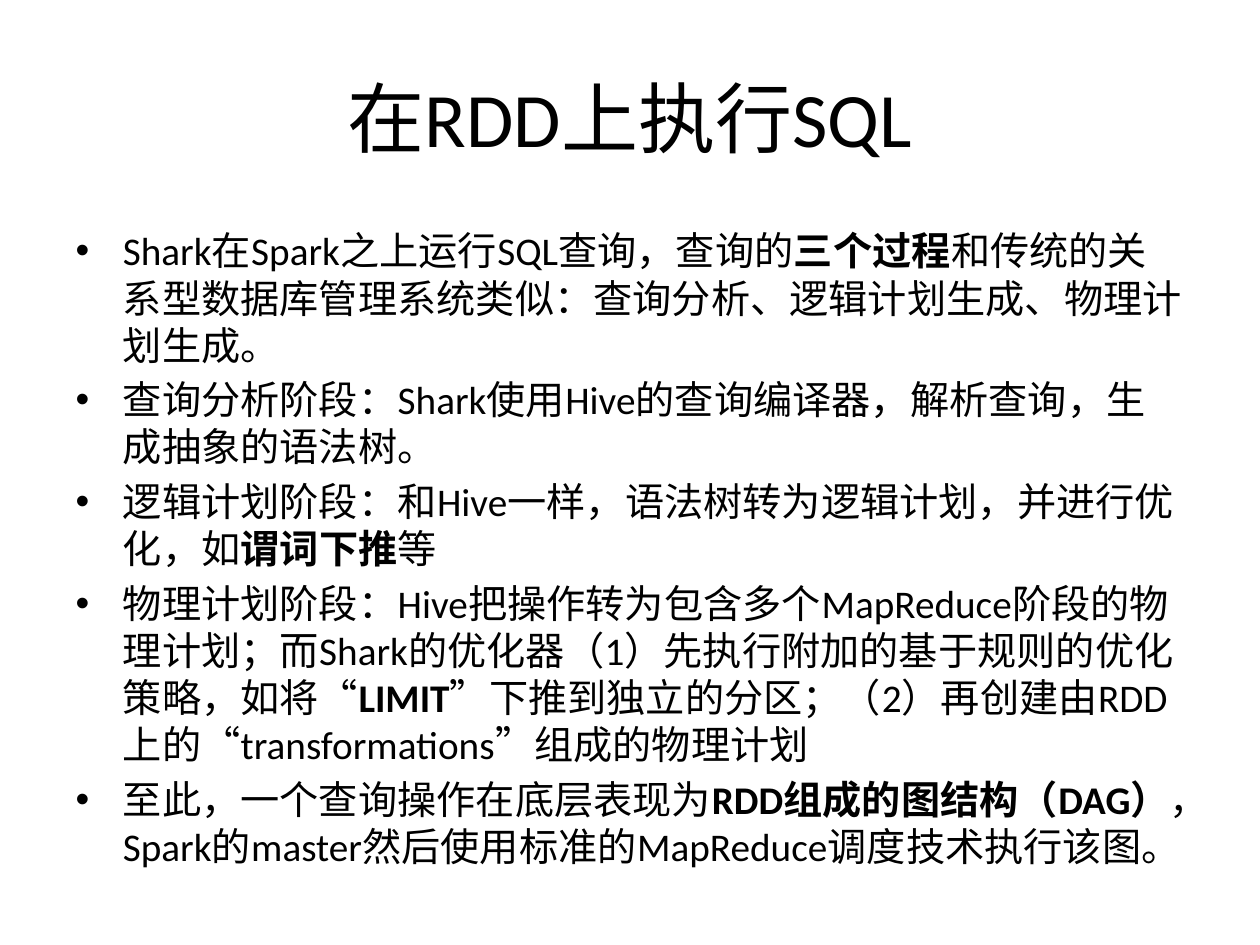
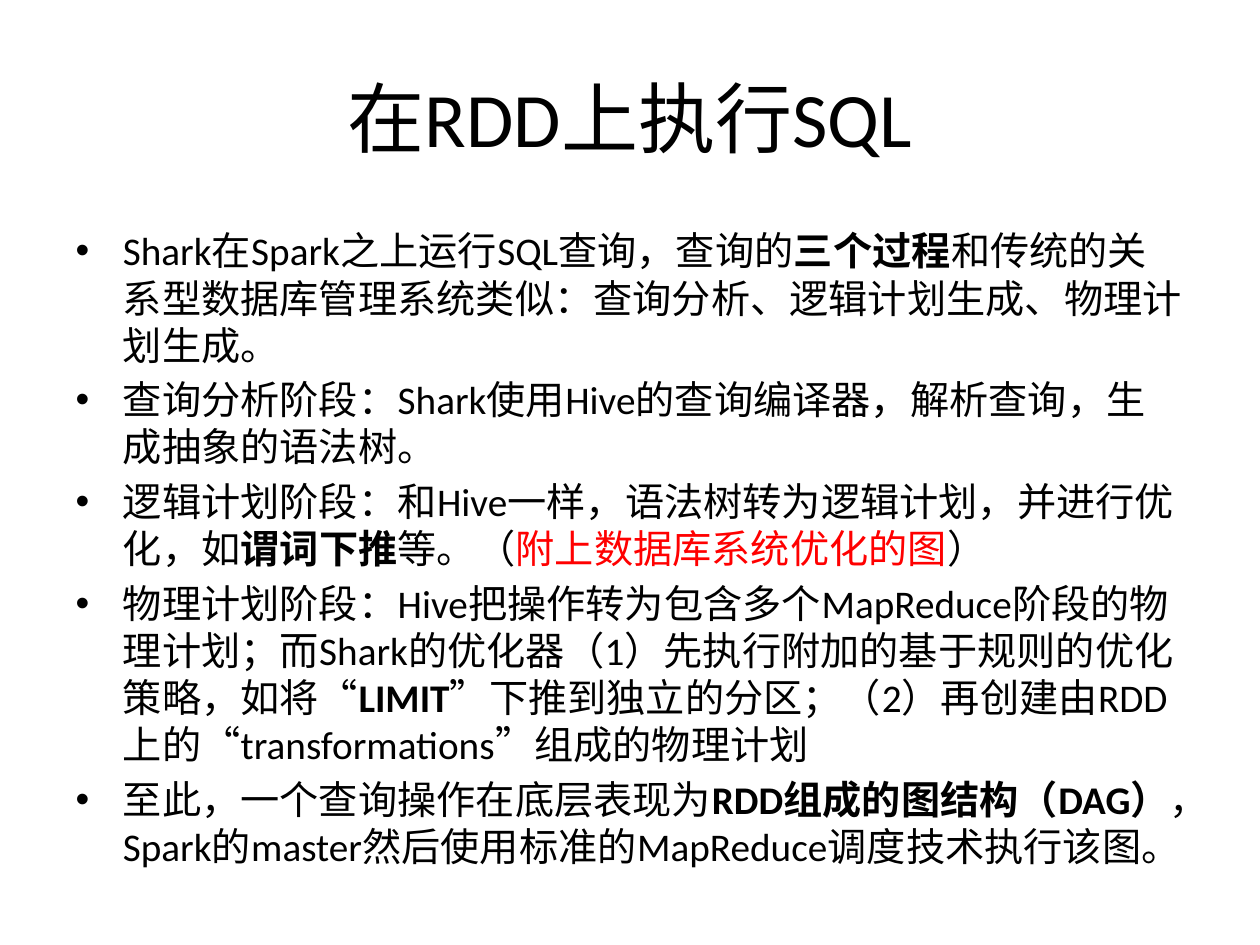
Before and after one commit to wuxingdexian/seminar, a slide deck: slide 4 of shark.pptx. Drawn at 1260x945 pixels with LibreOffice and Linux fonts; fonts in the diff are those of the drawing. Boxes give left, top, right and bottom in pixels: in the first picture for what was removed or moved away, otherwise in the second. Text is boxed around its words. In the diff, an @@ line names an element or a change of style, - is before the commit and + after.

```diff
--- a/shark.pptx
+++ b/shark.pptx
@@ text at (123, 483, 1174, 567): text changed @@
-• 逻辑计划阶段：和Hive一样，语法树转为逻辑计划，并进行优化，如谓词下推等
+• 逻辑计划阶段：和Hive一样，语法树转为逻辑计划，并进行优化，如谓词下推等。（附上数据库系统优化的图）
```
Also in this commit, not shown: 2 other slides changed, 3 slides added, 2 other files.
